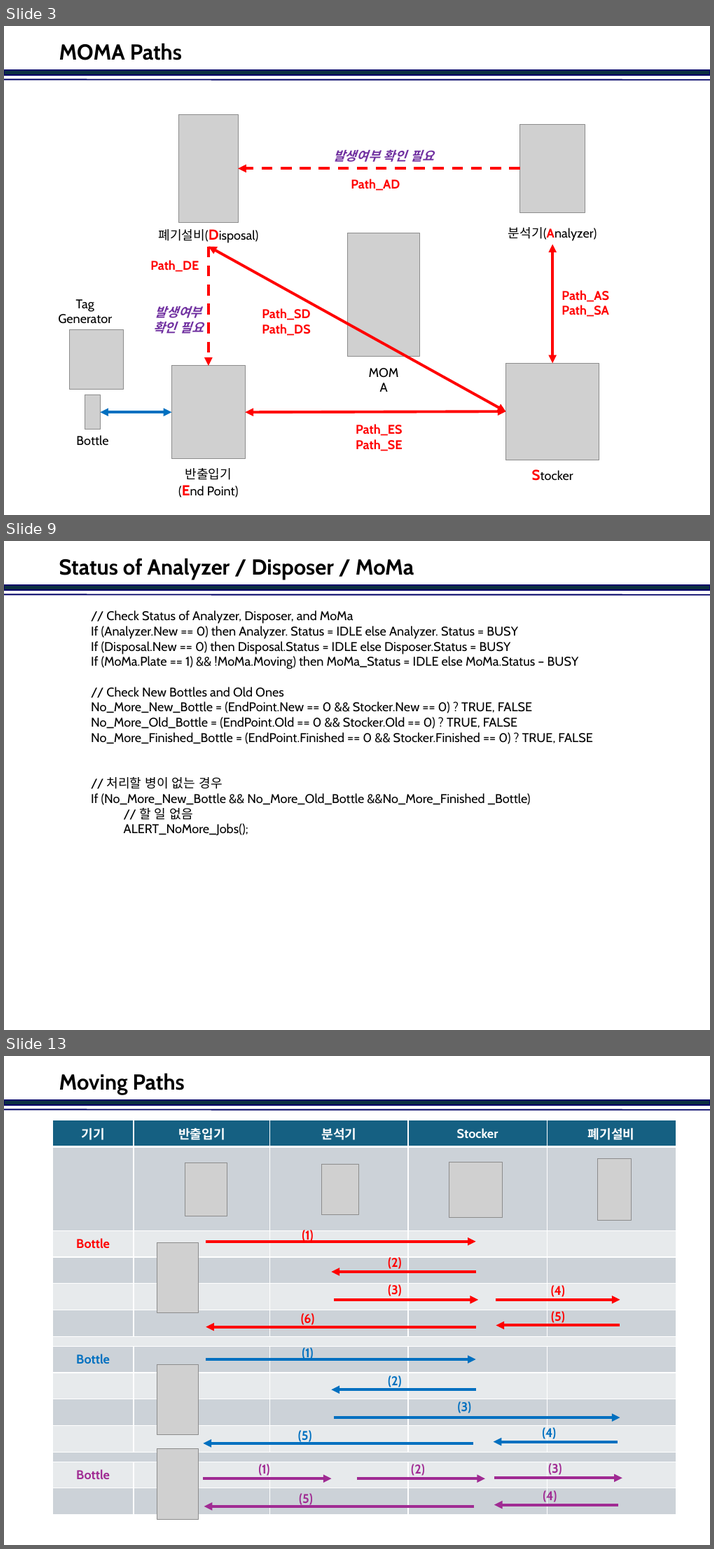
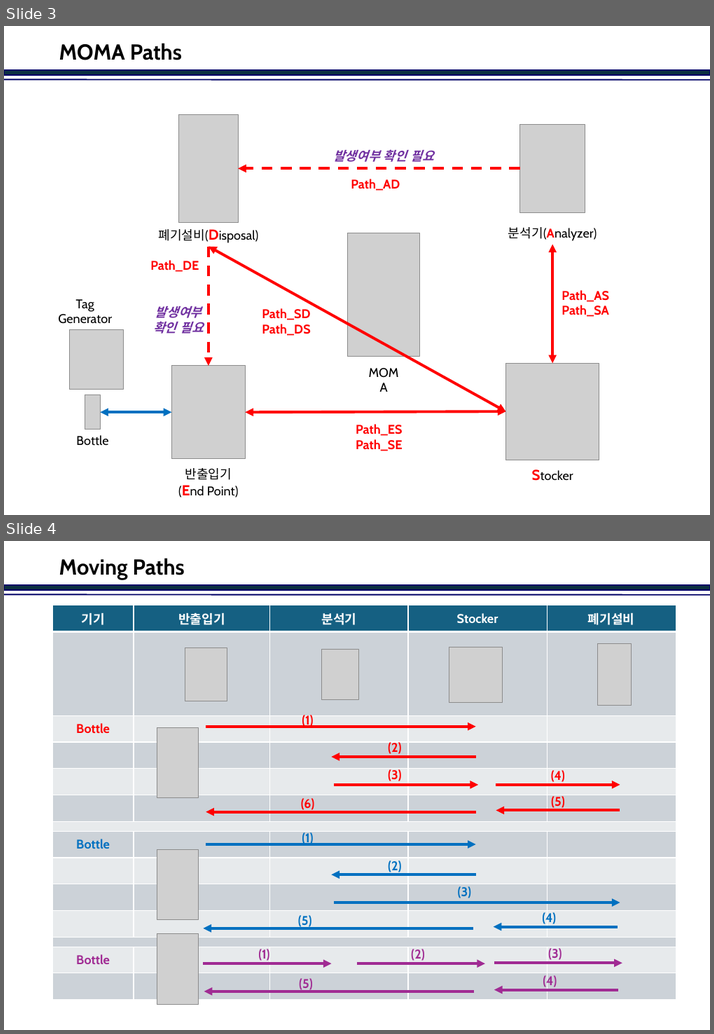
Before and after one commit to jinkabpark/SamickThk_Analysis, a slide deck: 허종원/DDS&Nodes.pptx. Shown one above the other, each under a label of ours: slides 3, 9 and 13 before the commit, slides 3 and 4 after it; the slides between them are not shown. The pictures are 714x1549 and 714x1034 pixels, drawn with LibreOffice and Linux fonts; fonts in the diff are those of the drawing; grey boxes stand for pictures; background and template pictures are left out. Boxes give left, top, right and bottom in pixels: in the first picture for what was removed or moved away, otherwise in the second. Text is boxed around its words. In the diff, an @@ line names an element or a change of style, - is before the commit and + after.

```diff
--- a/허종원/DDS&Nodes.pptx
+++ b/허종원/DDS&Nodes.pptx
@@ slide 9 removed at <box>4,541,710,1030</box>, background #FFFFFF; not listed: 2 template elements that a slide beside it also shows @@
@@ title removed at <box>59,558,414,580</box> @@
-Status of Analyzer / Disposer / MoMa
@@ text removed at <box>91,610,592,835</box> @@
-// Check Status of Analyzer, Disposer, and MoMa
-If (Analyzer.New == 0) then Analyzer. Status = IDLE else Analyzer. Status = BUSY
-If (Disposal.New == 0) then Disposal.Status = IDLE else Disposer.Status = BUSY
-If (MoMa.Plate == 1) && !MoMa.Moving) then MoMa_Status = IDLE else MoMa.Status – BUSY
-// Check New Bottles and Old Ones
-No_More_New_Bottle = (EndPoint.New == 0 && Stocker.New == 0) ? TRUE, FALSE
-No_More_Old_Bottle = (EndPoint.Old == 0 && Stocker.Old == 0) ? TRUE, FALSE
-No_More_Finished_Bottle = (EndPoint.Finished == 0 && Stocker.Finished == 0) ? TRUE, FALSE
-// 처리할 병이 없는 경우
-If (No_More_New_Bottle && No_More_Old_Bottle &&No_More_Finished _Bottle)
-// 할 일 없음
-ALERT_NoMore_Jobs();
@@ what was slide 13 is now slide 4 @@
```
Also in this commit, not shown: 2 slides changed, 2 slides added, 8 other slides removed.
